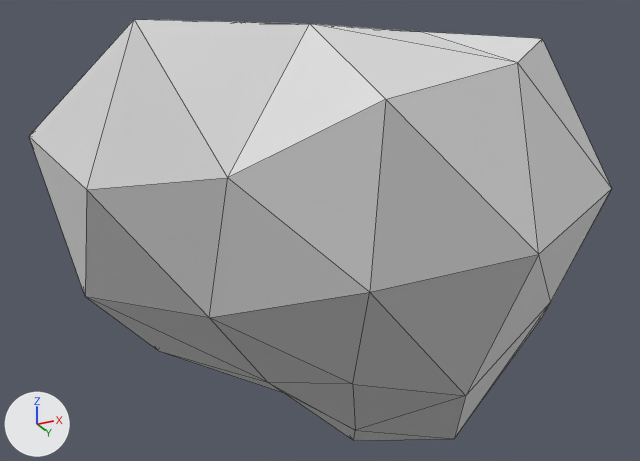
What one commit did to the Blender file Coma/Assets/Models/rock1.blend.
Camera for both pictures: a camera (50 mm lens) standing at (0.87, -2.21, -0.68) and looking at (-0.42, 0.36, 0.48). Every picture has the same lights, and +X, +Y and +Z are marked at lower left. Mesh edges are drawn as thin lines.

The older version as bpy lines, for what is in view:
```python
me_icosphere = bpy.data.meshes.new('Icosphere')
me_icosphere.from_pydata(...)  # 42 vertices, 80 faces; spans x -1.43..0.57, y -0.7..1.42, z -0.17..1.09
# before: 0 (-0.19, 0.13, -0.13) at pixel (352, 384), 12 (-0.45, -0.25, 0.01) at pixel (209, 317), 13 (0.04, -0.27, 0.0) at pixel (369, 292), 16 (0.11, 0.24, -0.17) at pixel (465, 395), 17 (-0.62, 0.38, -0.03) at pixel (267, 382)
# before: 19 (-0.48, 0.78, -0.15) at pixel (355, 430), 21 (-0.18, 0.99, -0.17) at pixel (454, 438)
ob_icosphere = bpy.data.objects.new('Icosphere', me_icosphere)
ob_icosphere.location = (0.0, 0.0, 0.0)
```
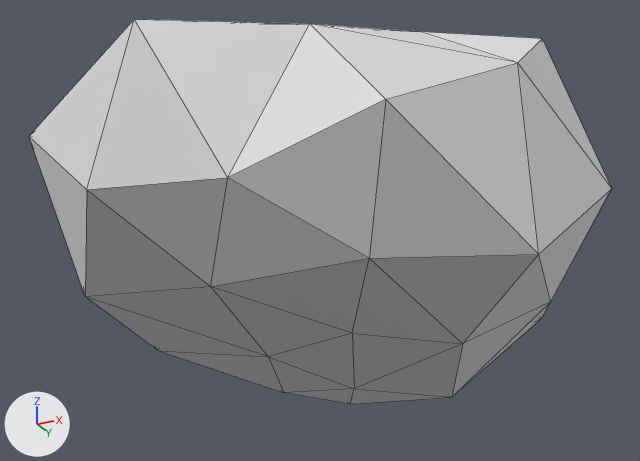
Scene script edits in JSON lines:
```json
{"block": "me_icosphere", "where": "me_icosphere.from_pydata(...)  # 42 vertices, 80 faces; spans x -1.43..0.57, y -0.7..1.42, z -0.17..1.09"}
{"block": "me_icosphere", "where": "# used by ob_icosphere; location = (0.0, 0.0, 0.0)"}
{"block": "me_icosphere", "change": "me_icosphere part 1"}
{"op": "add", "block": "me_icosphere", "code": "for i in [0, 16, 19, 21]: me_icosphere.vertices[i].co += Vector((0.0, 0.0, 0.15))"}
{"op": "add", "block": "me_icosphere", "code": "for i in [12, 13, 17]: me_icosphere.vertices[i].co += Vector((0.0, 0.0, 0.09))"}
{"op": "set", "path": "me_icosphere.vertices[4].co", "old": "(-0.78, 1.42, -0.08)", "new": "(-0.76, 1.35, 0.07)", "note": "pixel (353, 440) -> pixel (350, 404)"}
```

Location of each change, [x1, y1, x2, y2] in pixels of the pictures (640 x 461 px; the box of a moved part takes in the faces that stretch with it):
```json
{"object": "Icosphere", "change": "reshaped", "before": [29, 19, 612, 441], "after": [29, 19, 612, 404], "on screen": "9% shorter"}
{"part": 1, "of": "me_icosphere", "change": "moved or reshaped", "before": [85, 99, 551, 441], "after": [85, 99, 551, 404]}
```
